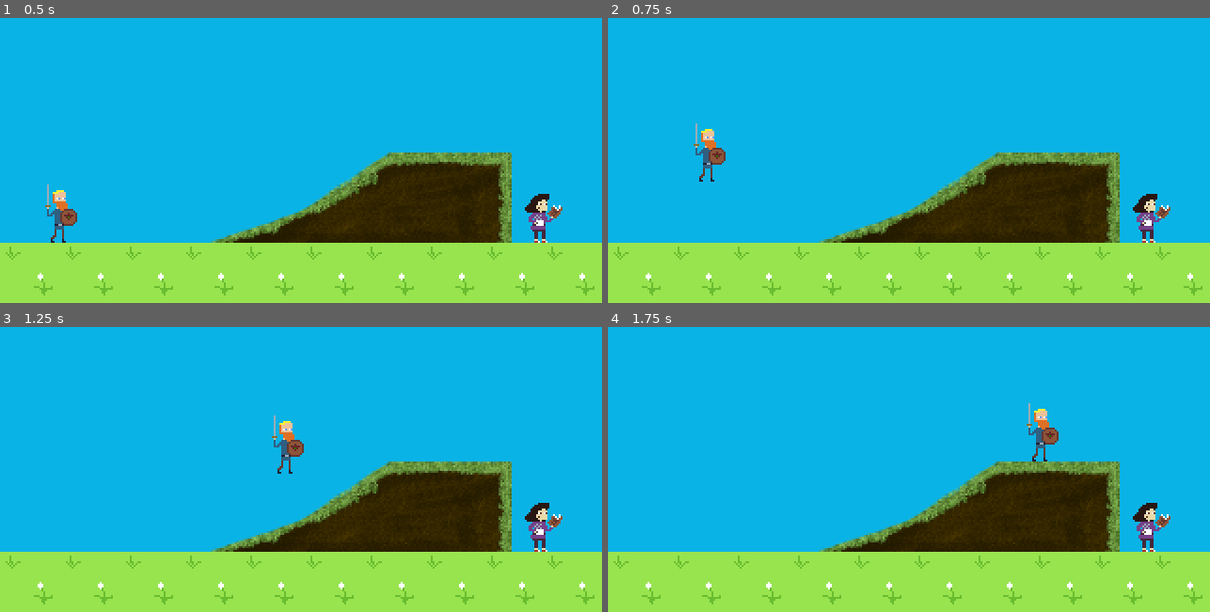
Above: before the commit, frames 1-4 (two rows, left to right).
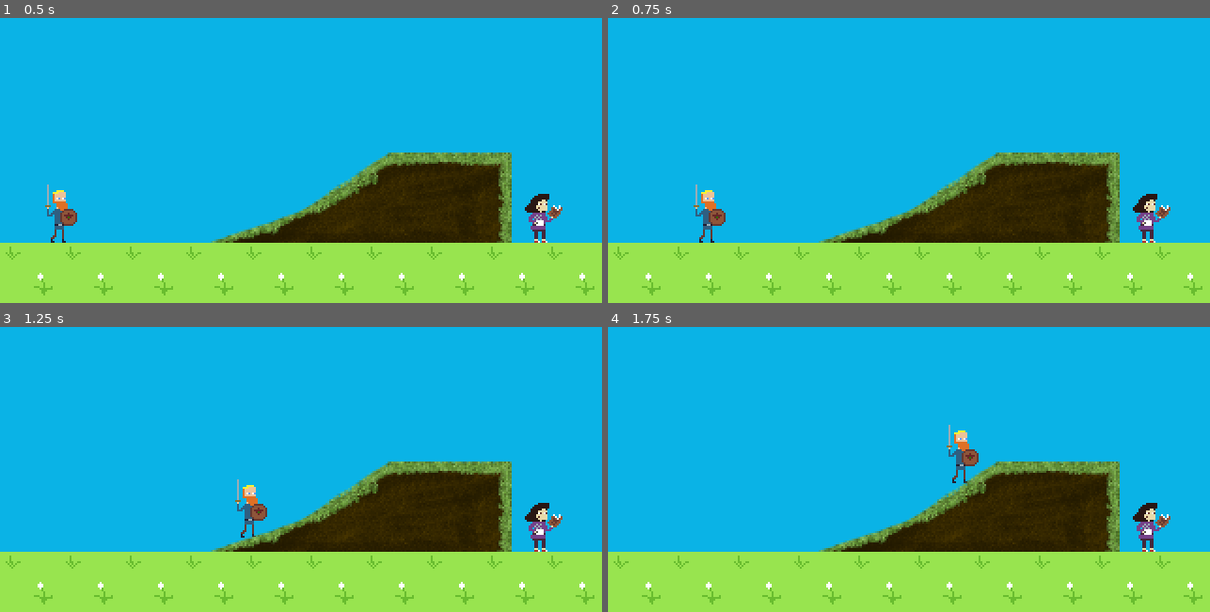
Above: after the commit, the same moments.

Repository: e0da/godot_projects
Game: Godot game, scene res://World.tscn
Same seed, same stepped clock (60 frames per second), same inputs: the game is played once before the commit and once after it.
Inputs:
- Up to frame 1 (0.5 s): no input
- Up to frame 2 (0.75 s): tap Enter (ui_accept) at 0.5, 0.6 s; hold Right (ui_right) from 0.53 s (still down)
- Up to frame 3 (1.25 s): keep holding Right (ui_right); tap Space (jump, bound only after the commit) at 0.77, 0.8, 1.07 s
- Up to frame 4 (1.75 s): keep holding Right (ui_right); tap Space (jump, bound only after the commit) at 1.35, 1.52 s; tap Enter (ui_accept) at 1.55 s

Frame 1 is identical in both runs. In frame 2, 0.9% of the frame differs, in the area x 14-20%, y 36-79%; in frame 3, 0.9%; in frame 4, 0.9%.

Commit message:
Set up actions for input; add fullscreen toggle

Diff:
--- a/3.1/bop/Player.gd
+++ b/3.1/bop/Player.gd
@@ -7,17 +7,15 @@
 export(int) var max_speed : int = 200
 export(Vector2) var floor_vector : Vector2 = Vector2(0, -1)
 export(Vector2) var velocity : Vector2 = Vector2(0,0)
-export(float) var dead_zone : float = 0.2
 
 func _physics_process(_delta):
 	velocity.y += gravity
 	velocity = move_and_slide(velocity, floor_vector)
 
-	var x_axis_value = Input.get_joy_axis(0, JOY_AXIS_0)
-	if Input.is_action_pressed("ui_left") or x_axis_value <= -dead_zone:
+	if Input.is_action_pressed("move_left"):
 		velocity.x -= acceleration
 		$Sprite.flip_h = true
-	elif Input.is_action_pressed("ui_right") or x_axis_value >= dead_zone:
+	elif Input.is_action_pressed("move_right"):
 		velocity.x += acceleration
 		$Sprite.flip_h = false
 	else:
@@ -30,5 +28,5 @@
 	velocity.x = clamp(velocity.x, -max_speed, max_speed)
 
 	if is_on_floor():
-		if Input.is_action_just_pressed("ui_accept"):
+		if Input.is_action_just_pressed("jump"):
 			velocity.y = -jump_force
--- a/3.1/bop/World.gd
+++ b/3.1/bop/World.gd
@@ -1,5 +1,8 @@
 extends Node2D
 
 func _process(_delta):
-	if Input.is_action_pressed("ui_cancel"):
+	if Input.is_action_pressed("quit"):
 		get_tree().quit()
+
+	if Input.is_action_just_pressed("toggle_fullscreen"):
+		OS.window_fullscreen = !OS.window_fullscreen
--- a/3.1/bop/project.godot
+++ b/3.1/bop/project.godot
@@ -29,6 +29,41 @@
 window/stretch/mode="2d"
 window/stretch/aspect="expand"
 
+[input]
+
+toggle_fullscreen={
+"deadzone": 0.5,
+"events": [ Object(InputEventKey,"resource_local_to_scene":false,"resource_name":"","device":0,"alt":false,"shift":false,"control":false,"meta":false,"command":false,"pressed":false,"scancode":70,"unicode":0,"echo":false,"script":null)
+, Object(InputEventJoypadButton,"resource_local_to_scene":false,"resource_name":"","device":0,"button_index":10,"pressure":0.0,"pressed":false,"script":null)
+ ]
+}
+jump={
+"deadzone": 0.5,
+"events": [ Object(InputEventKey,"resource_local_to_scene":false,"resource_name":"","device":0,"alt":false,"shift":false,"control":false,"meta":false,"command":false,"pressed":false,"scancode":32,"unicode":0,"echo":false,"script":null)
+, Object(InputEventJoypadButton,"resource_local_to_scene":false,"resource_name":"","device":0,"button_index":0,"pressure":0.0,"pressed":false,"script":null)
+ ]
+}
+move_left={
+"deadzone": 0.5,
+"events": [ Object(InputEventKey,"resource_local_to_scene":false,"resource_name":"","device":0,"alt":false,"shift":false,"control":false,"meta":false,"command":false,"pressed":false,"scancode":16777231,"unicode":0,"echo":false,"script":null)
+, Object(InputEventJoypadButton,"resource_local_to_scene":false,"resource_name":"","device":0,"button_index":14,"pressure":0.0,"pressed":false,"script":null)
+, Object(InputEventJoypadMotion,"resource_local_to_scene":false,"resource_name":"","device":0,"axis":0,"axis_value":-1.0,"script":null)
+ ]
+}
+move_right={
+"deadzone": 0.5,
+"events": [ Object(InputEventKey,"resource_local_to_scene":false,"resource_name":"","device":0,"alt":false,"shift":false,"control":false,"meta":false,"command":false,"pressed":false,"scancode":16777233,"unicode":0,"echo":false,"script":null)
+, Object(InputEventJoypadButton,"resource_local_to_scene":false,"resource_name":"","device":0,"button_index":15,"pressure":0.0,"pressed":false,"script":null)
+, Object(InputEventJoypadMotion,"resource_local_to_scene":false,"resource_name":"","device":0,"axis":0,"axis_value":1.0,"script":null)
+ ]
+}
+quit={
+"deadzone": 0.5,
+"events": [ Object(InputEventKey,"resource_local_to_scene":false,"resource_name":"","device":0,"alt":false,"shift":false,"control":false,"meta":false,"command":false,"pressed":false,"scancode":16777217,"unicode":0,"echo":false,"script":null)
+, Object(InputEventJoypadButton,"resource_local_to_scene":false,"resource_name":"","device":0,"button_index":11,"pressure":0.0,"pressed":false,"script":null)
+ ]
+}
+
 [rendering]
 
 quality/2d/use_pixel_snap=true
